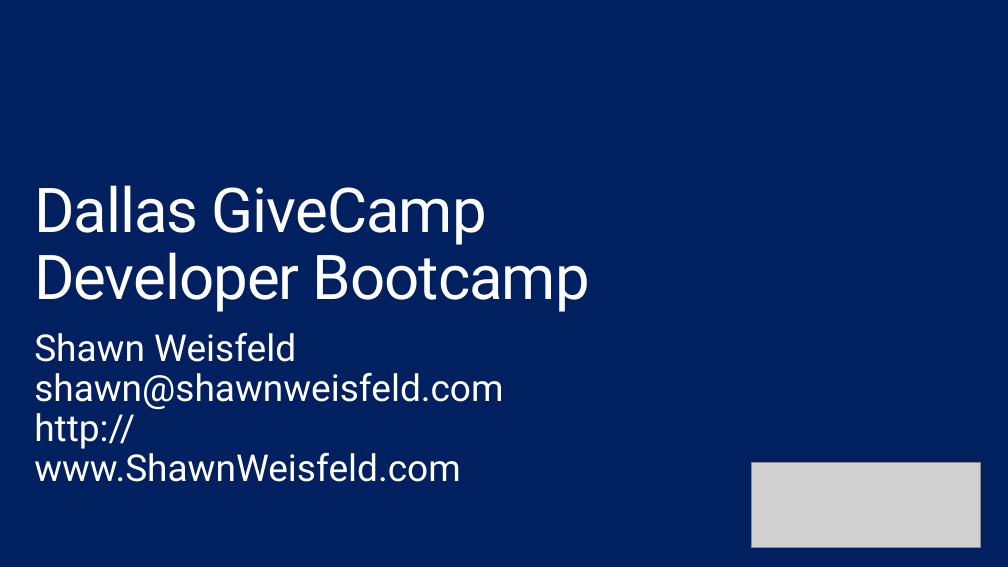
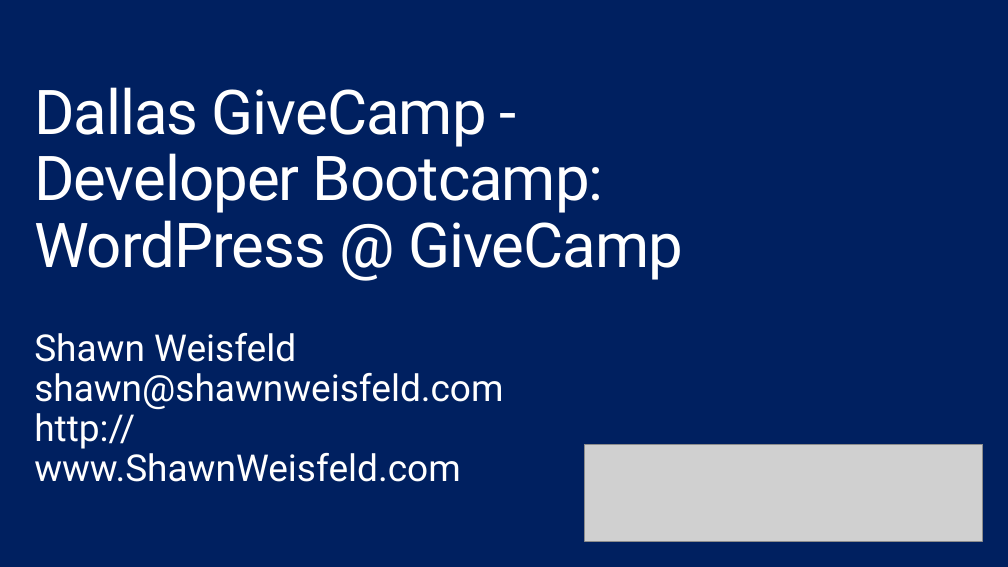
Before and after one commit to shawnweisfeld/20160906_GiveCampDevBootcamp, a slide deck: slide 1 of DevBootcamp.pptx. Drawn at 1008x567 pixels with LibreOffice and Linux fonts; fonts in the diff are those of the drawing; grey boxes stand for pictures; background and template pictures are left out. Boxes give left, top, right and bottom in pixels: in the first picture for what was removed or moved away, otherwise in the second. Text is boxed around its words. In the diff, an @@ line names an element or a change of style, - is before the commit and + after.

Commit message:
ppt updated

```diff
--- a/DevBootcamp.pptx
+++ b/DevBootcamp.pptx
@@ title at (x1=34, y1=87, x2=683, y2=280): text changed @@
-Dallas GiveCamp
-Developer Bootcamp
+Dallas GiveCamp -
+Developer Bootcamp:
+WordPress @ GiveCamp
@@ picture added at (x1=584, y1=444, x2=983, y2=541) @@
@@ picture removed at (x1=751, y1=462, x2=981, y2=548) @@
```
Also in this commit, not shown: 2 other slides changed, 26 slides added.
